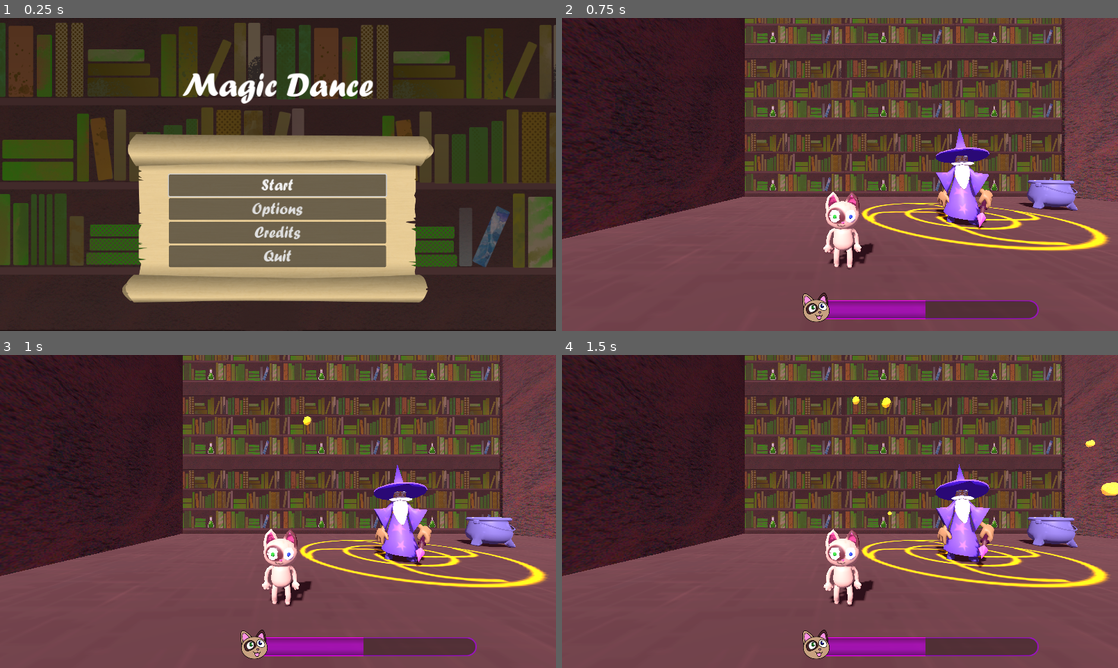
Above: before the commit, frames 1-4 (two rows, left to right).
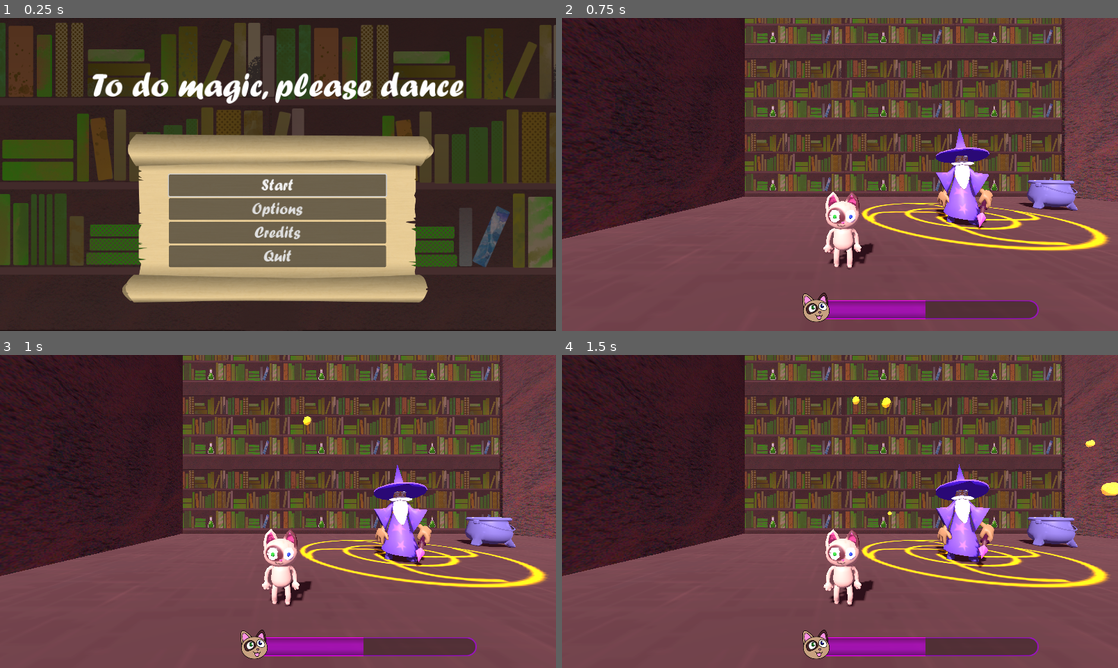
Above: after the commit, the same moments.

Repository: Yngwarr/ludum-dare-55
Game: Godot game, scene res://scenes/MainMenu.tscn
Two runs of this game, one before a commit and one after it. Both use one fixed random seed, a clock stepped at 60 frames per second and the inputs below. The engine's default icon, where the game draws it, is replaced by a stand-in: a white triangle on a blue panel in a dark square.
Inputs:
- Up to frame 1 (0.25 s): no input
- Up to frame 2 (0.75 s): click "Start" at 0.5 s
- Up to frame 3 (1 s): no input
- Up to frame 4 (1.5 s): hold Right (game_right) from 1.28 s (still down)

The runs differ from the first frame. In frame 1, 2.6% of the frame differs, in the area x 16-84%, y 17-28%; in frame 2, nothing differs; in frame 3, nothing differs; in frame 4, nothing differs.

Commit message:
yeah

Diff:
--- a/project.godot
+++ b/project.godot
@@ -10,7 +10,7 @@
 
 [application]
 
-config/name="Summoning"
+config/name="To do magic, please dance"
 run/main_scene="res://scenes/MainMenu.tscn"
 config/features=PackedStringArray("4.2", "GL Compatibility")
 config/icon="res://icon.svg"
--- a/scenes/Game.tscn
+++ b/scenes/Game.tscn
@@ -16,11 +16,10 @@
 [ext_resource type="PackedScene" uid="uid://j8jai3bbywh8" path="res://scenes/PatienceBar.tscn" id="8_ewn8s"]
 [ext_resource type="Texture2D" uid="uid://bmetb0g61y3bv" path="res://icon.svg" id="8_lyls7"]
 [ext_resource type="Script" path="res://src/GameOverScreen.gd" id="15_0yr3b"]
-[ext_resource type="Script" path="res://scenes/WinScreen.gd" id="16_8yiy0"]
 [ext_resource type="Texture2D" uid="uid://die5288a7xb62" path="res://img/cake.png" id="16_u3jrs"]
 [ext_resource type="PackedScene" uid="uid://bfvfl56btyulo" path="res://scenes/cat.tscn" id="17_1pui5"]
 [ext_resource type="PackedScene" uid="uid://ds3d5ux5eex81" path="res://scenes/wizard.tscn" id="18_darwm"]
-[ext_resource type="PackedScene" uid="uid://cw3rviqk3sn1e" path="res://scenes/CircleParticles.tscn" id="19_56gtj"]
+[ext_resource type="PackedScene" path="res://scenes/CircleParticles.tscn" id="19_56gtj"]
 [ext_resource type="Texture2D" uid="uid://eh8tbtic5po5" path="res://img/circle.png" id="19_v413s"]
 [ext_resource type="Texture2D" uid="uid://cuc8mvxih2i4i" path="res://img/books.png" id="20_qe4bf"]
 [ext_resource type="Texture2D" uid="uid://dpdy6k3ckkniw" path="res://img/wall.png" id="20_umtwd"]
@@ -196,61 +195,6 @@
 "transitions": PackedFloat32Array(1),
 "update": 0,
 "values": [Vector3(1.5, 1.5, 1.5)]
-}
-
-[sub_resource type="Animation" id="Animation_3car1"]
-resource_name = "eternal_roar"
-tracks/0/type = "value"
-tracks/0/imported = false
-tracks/0/enabled = true
-tracks/0/path = NodePath("CircleParticles:amount_ratio")
-tracks/0/interp = 2
-tracks/0/loop_wrap = true
-tracks/0/keys = {
-"times": PackedFloat32Array(1),
-"transitions": PackedFloat32Array(1),
-"update": 0,
-"values": [1.0]
-}
-tracks/1/type = "method"
-tracks/1/imported = false
-tracks/1/enabled = true
-tracks/1/path = NodePath("wizard")
-tracks/1/interp = 1
-tracks/1/loop_wrap = true
-tracks/1/keys = {
-"times": PackedFloat32Array(0.5),
-"transitions": PackedFloat32Array(1),
-"values": [{
-"args": [],
-"method": &"ferocious_ritual"
-}]
-}
-tracks/2/type = "value"
-tracks/2/imported = false
-tracks/2/enabled = true
-tracks/2/path = NodePath("DirectionalLight3D:light_color")
-tracks/2/interp = 1
-tracks/2/loop_wrap = true
-tracks/2/keys = {
-"times": PackedFloat32Array(0.5),
-"transitions": PackedFloat32Array(1),
-"update": 0,
-"values": [Color(1, 0.47451, 0.521569, 1)]
-}
-tracks/3/type = "method"
-tracks/3/imported = false
-tracks/3/enabled = true
-tracks/3/path = NodePath("PropsRain")
-tracks/3/interp = 1
-tracks/3/loop_wrap = true
-tracks/3/keys = {
-"times": PackedFloat32Array(0),
-"transitions": PackedFloat32Array(1),
-"values": [{
-"args": [],
-"method": &"all"
-}]
 }
 
 [sub_resource type="Animation" id="Animation_3car1"]
@@ -486,7 +430,7 @@
 
 [sub_resource type="Animation" id="Animation_yfyyi"]
 resource_name = "silence"
-length = 3.0
+length = 5.0
 tracks/0/type = "value"
 tracks/0/imported = false
 tracks/0/enabled = true
@@ -506,7 +450,7 @@
 tracks/1/interp = 1
 tracks/1/loop_wrap = true
 tracks/1/keys = {
-"times": PackedFloat32Array(0.7, 2),
+"times": PackedFloat32Array(0.7, 3),
 "transitions": PackedFloat32Array(1, 1),
 "values": [{
 "args": [],
@@ -523,7 +467,7 @@
 tracks/2/interp = 1
 tracks/2/loop_wrap = true
 tracks/2/keys = {
-"times": PackedFloat32Array(0.7, 2),
+"times": PackedFloat32Array(0.7, 3),
 "transitions": PackedFloat32Array(1, 1),
 "values": [{
 "args": [],
@@ -533,114 +477,18 @@
 "method": &"victory"
 }]
 }
-tracks/3/type = "value"
+tracks/3/type = "method"
 tracks/3/imported = false
 tracks/3/enabled = true
-tracks/3/path = NodePath("CircleParticles:amount_ratio")
+tracks/3/path = NodePath("WinScreen")
 tracks/3/interp = 1
 tracks/3/loop_wrap = true
 tracks/3/keys = {
-"times": PackedFloat32Array(0.7),
-"transitions": PackedFloat32Array(1),
-"update": 0,
-"values": [0.0]
-}
-tracks/4/type = "method"
-tracks/4/imported = false
-tracks/4/enabled = true
-tracks/4/path = NodePath("PropsRain")
-tracks/4/interp = 1
-tracks/4/loop_wrap = true
-tracks/4/keys = {
-"times": PackedFloat32Array(1.1),
-"transitions": PackedFloat32Array(1),
-"values": [{
-"args": [],
-"method": &"off"
-}]
-}
-
-[sub_resource type="Animation" id="Animation_8k200"]
-resource_name = "rave"
-length = 6.0
-loop_mode = 1
-tracks/0/type = "value"
-tracks/0/imported = false
-tracks/0/enabled = true
-tracks/0/path = NodePath("DirectionalLight3D:light_color")
-tracks/0/interp = 1
-tracks/0/loop_wrap = true
-tracks/0/keys = {
-"times": PackedFloat32Array(2, 4, 6),
-"transitions": PackedFloat32Array(1, 1, 1),
-"update": 0,
-"values": [Color(0.286275, 0, 0.870588, 1), Color(0.682353, 0, 0.858824, 1), Color(0, 0.466667, 1, 1)]
-}
-
-[sub_resource type="Animation" id="Animation_sdvyd"]
-resource_name = "roaring"
-length = 3.0
-loop_mode = 1
-tracks/0/type = "value"
-tracks/0/imported = false
-tracks/0/enabled = true
-tracks/0/path = NodePath("DirectionalLight3D:light_color")
-tracks/0/interp = 1
-tracks/0/loop_wrap = true
-tracks/0/keys = {
-"times": PackedFloat32Array(1, 2, 3),
-"transitions": PackedFloat32Array(1, 1, 1),
-"update": 0,
-"values": [Color(1, 0.192157, 0.580392, 1), Color(1, 0.341176, 0, 1), Color(1, 0.47451, 0.521569, 1)]
-}
-
-[sub_resource type="Animation" id="Animation_yfyyi"]
-resource_name = "silence"
-length = 3.0
-tracks/0/type = "value"
-tracks/0/imported = false
-tracks/0/enabled = true
-tracks/0/path = NodePath("DirectionalLight3D:light_color")
-tracks/0/interp = 2
-tracks/0/loop_wrap = true
-tracks/0/keys = {
-"times": PackedFloat32Array(0, 0.2, 0.3, 0.5, 0.6),
-"transitions": PackedFloat32Array(1, 1, 1, 1, 1),
-"update": 0,
-"values": [Color(1, 1, 1, 1), Color(0, 0, 0, 1), Color(1, 1, 1, 1), Color(0, 0, 0, 1), Color(1, 1, 1, 1)]
-}
-tracks/1/type = "method"
-tracks/1/imported = false
-tracks/1/enabled = true
-tracks/1/path = NodePath("wizard")
-tracks/1/interp = 1
-tracks/1/loop_wrap = true
-tracks/1/keys = {
-"times": PackedFloat32Array(0.7, 2),
-"transitions": PackedFloat32Array(1, 1),
-"values": [{
-"args": [],
-"method": &"enough"
-}, {
-"args": [],
-"method": &"victory"
-}]
-}
-tracks/2/type = "method"
-tracks/2/imported = false
-tracks/2/enabled = true
-tracks/2/path = NodePath("cat")
-tracks/2/interp = 1
-tracks/2/loop_wrap = true
-tracks/2/keys = {
-"times": PackedFloat32Array(0.7, 2),
-"transitions": PackedFloat32Array(1, 1),
-"values": [{
-"args": [],
-"method": &"no_dancing"
-}, {
-"args": [],
-"method": &"victory"
+"times": PackedFloat32Array(5),
+"transitions": PackedFloat32Array(1),
+"values": [{
+"args": [],
+"method": &"show"
 }]
 }
 
@@ -1047,10 +895,11 @@
 script = ExtResource("6_2c0ui")
 next_scene_name = "res://scenes/MainMenu.tscn"
 
-[node name="WinScreen" type="CanvasLayer" parent="."]
+[node name="WinScreen" type="CanvasLayer" parent="." node_paths=PackedStringArray("focused_button")]
 process_mode = 3
 visible = false
-script = ExtResource("16_8yiy0")
+script = ExtResource("15_0yr3b")
+focused_button = NodePath("Menu/TryAgain")
 
 [node name="BackgroundBlur" type="TextureRect" parent="WinScreen"]
 material = SubResource("ShaderMaterial_v63bu")
@@ -1094,13 +943,13 @@
 
 [node name="TryAgain" type="Button" parent="WinScreen/Menu"]
 layout_mode = 2
-text = "Try again"
+text = "Summon another one"
 script = ExtResource("6_2c0ui")
 next_scene_name = "res://scenes/Game.tscn"
 
 [node name="QuitToMenu" type="Button" parent="WinScreen/Menu"]
 layout_mode = 2
-text = "Quit to menu"
+text = "Take a break"
 script = ExtResource("6_2c0ui")
 next_scene_name = "res://scenes/MainMenu.tscn"
 
--- a/scenes/MainMenu.tscn
+++ b/scenes/MainMenu.tscn
@@ -40,7 +40,7 @@
 offset_top = 100.0
 offset_bottom = 175.0
 grow_horizontal = 2
-text = "Magic Dance"
+text = "To do magic, please dance"
 label_settings = SubResource("LabelSettings_8bkd4")
 horizontal_alignment = 1
 
--- a/scenes/WinScreen.gd
+++ /dev/null
@@ -1,11 +0,0 @@
-extends CanvasLayer
-
-
-# Called when the node enters the scene tree for the first time.
-func _ready():
-	pass # Replace with function body.
-
-
-# Called every frame. 'delta' is the elapsed time since the previous frame.
-func _process(delta):
-	pass
Not shown: 1 places in scenes/Game.tscn that only renumber resources
